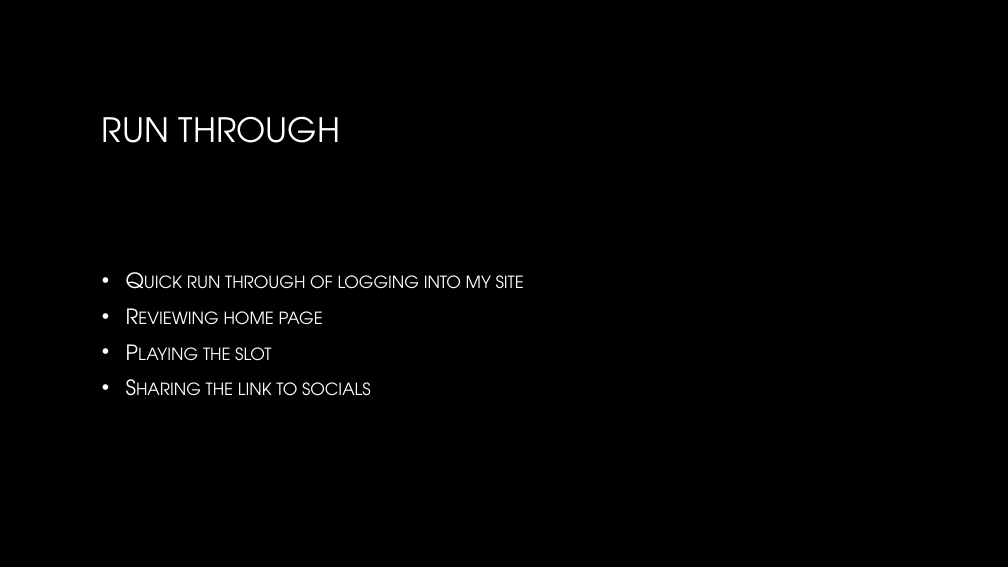
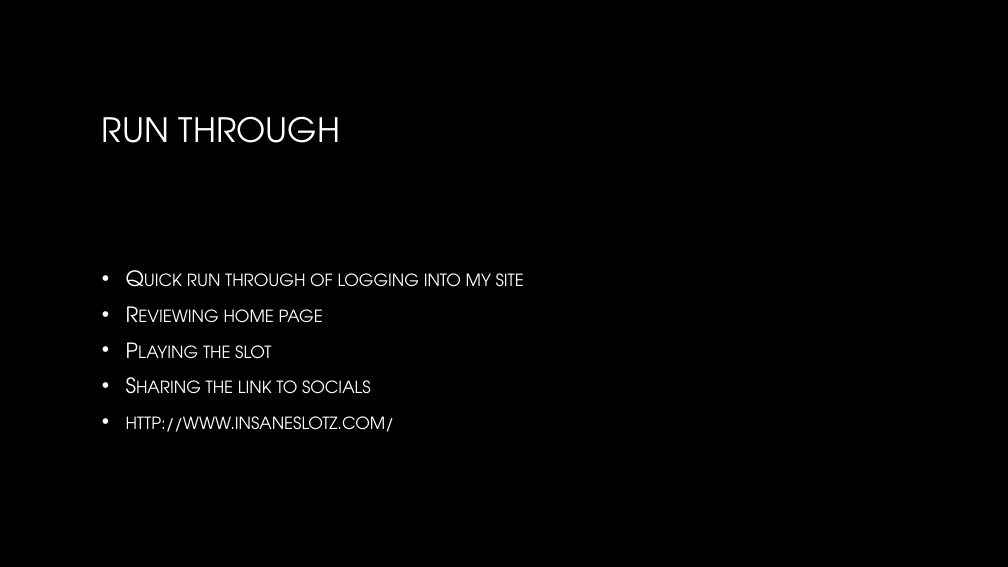
Before and after one commit to baziegl/Individual-Project-Ziegler, a slide deck: slide 5 of Presentation for Individual.pptx. Drawn at 1008x567 pixels with LibreOffice and Linux fonts; fonts in the diff are those of the drawing; background and template pictures are left out. Boxes give left, top, right and bottom in pixels: in the first picture for what was removed or moved away, otherwise in the second. Text is boxed around its words. In the diff, an @@ line names an element or a change of style, - is before the commit and + after.

```diff
--- a/Presentation for Individual.pptx
+++ b/Presentation for Individual.pptx
@@ text at [126,416,394,432]: paragraph added @@
+• http://www.insaneslotz.com/
```
